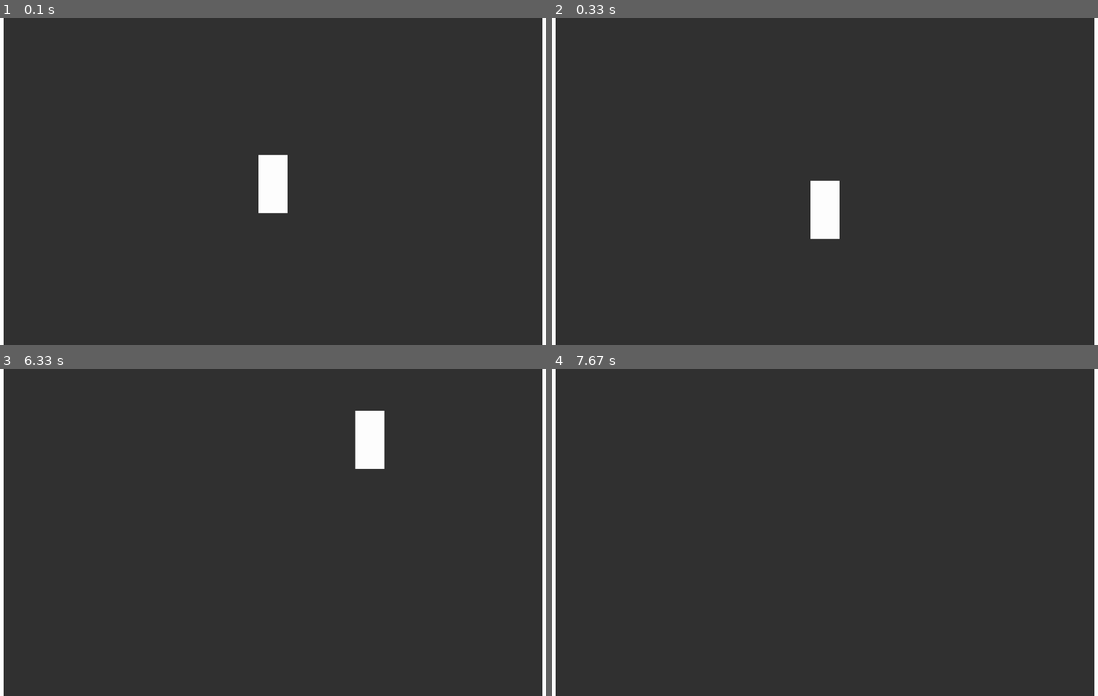
Above: before the commit, frames 1-4 (two rows, left to right).
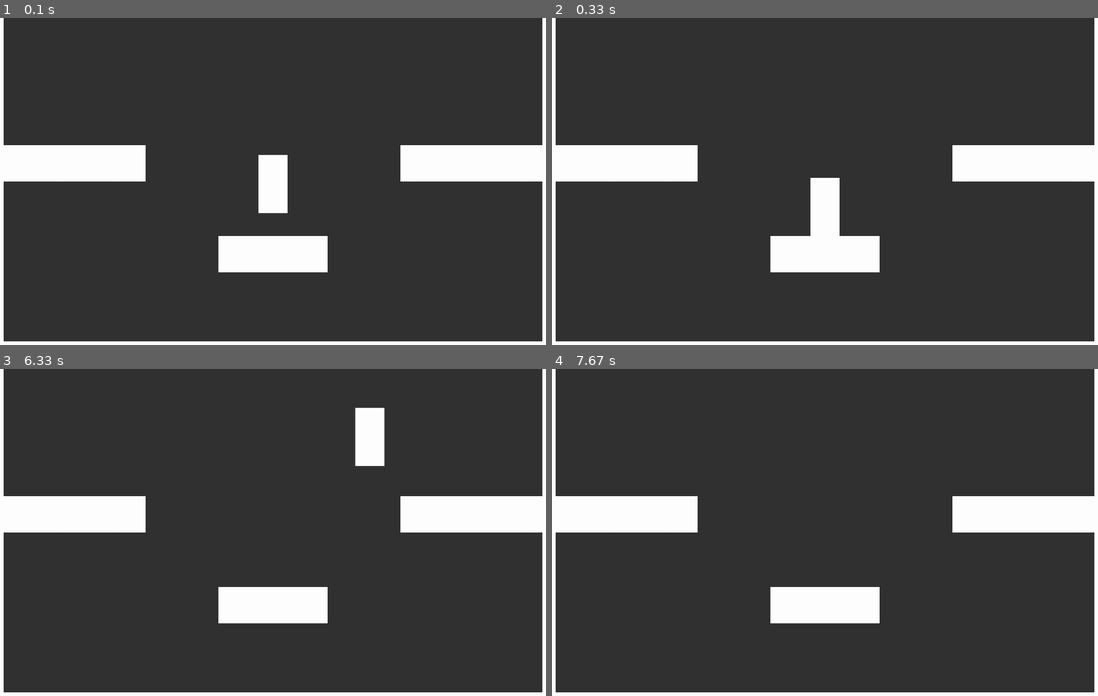
Above: after the commit, the same moments.

Repository: z4okolatka/PyGame-project
Game: pygame game, started from main.py
Two runs of this game, one before a commit and one after it. Both use one fixed random seed, a clock stepped at 60 frames per second and the inputs below.
Inputs:
- Up to frame 1 (0.1 s): no input
- Up to frame 2 (0.33 s): no input
- Up to frame 3 (6.33 s): tap Space at 0.33, 0.73, 1.03, 2.3, 2.6, 3.9, 4.2 s; hold D 0.67-1.13 s; hold A 2.23-2.63 s; hold D 3.83-4.3 s
- Up to frame 4 (7.67 s): hold A 6.5-6.97 s; tap Space at 6.57, 6.87, 7.07, 7.37 s; hold D 7-7.47 s

The runs differ from the first frame. In frame 1, 9.1% of the frame differs, in the area x 0-100%, y 38-100%; in frame 2, 9.1%; in frame 3, 9.2%, in the area x 0-100%, y 11-100%; in frame 4, 9.1%.

Commit message:
vertical collision beta

Diff:
--- a/main.py
+++ b/main.py
@@ -20,7 +20,15 @@
             block.Block((5, self.camera.display.get_height() / 2),
                         (10, self.camera.display.get_height())),
             block.Block((self.camera.display.get_width(
-            ) - 5, self.camera.display.get_height() / 2), (10, self.camera.display.get_height()))
+            ) - 5, self.camera.display.get_height() / 2), (10, self.camera.display.get_height())),
+            block.Block((self.camera.display.get_width() // 2, self.camera.display.get_height() - 5),
+                        (self.camera.display.get_width(), 10)),
+            block.Block((self.camera.display.get_width() - 200, 400),
+                        (400, 100)),
+            block.Block((200, 400),
+                        (400, 100)),
+            block.Block((self.camera.display.get_width()//2, 650),
+                        (300, 100)),
         ])
 
     def run(self):
--- a/src/classes/player.py
+++ b/src/classes/player.py
@@ -55,8 +55,10 @@
         self.vertical_movement(kb)
         self.normalize_vertical_speed()
         self.move_y()
+        self.vertical_collision()
 
         self._lastKeyboard = kb
+
 
     def horizontal_movement(self, keyboard):
         if self.keydown(pg.K_d, keyboard) or self.keydown(pg.K_a, keyboard):
@@ -99,9 +101,9 @@
         self.rect.x = round(self.x)
 
     def vertical_movement(self, keyboard):
-        self.vy += self.vertical_acceleration
         if self.keydown(pg.K_SPACE, keyboard):
             self.vy = self.jump_speed * -1
+        self.vy += self.vertical_acceleration
 
     def normalize_vertical_speed(self):
         if abs(self.vy) >= self.max_vertical_speed * self.game.deltatime:
@@ -112,5 +114,22 @@
         self.y += self.vy
         self.rect.y = round(self.y)
 
+    def vertical_collision(self):
+        border_rect = self.rect.copy()
+
+        for sprite in self.game.collision_objects:
+            if sprite.rect.colliderect(border_rect):
+                if border_rect.bottom >= sprite.rect.top and abs(self.vy) > 0 and\
+                        abs(border_rect.bottom - sprite.rect.top) < abs(border_rect.top - sprite.rect.bottom):
+                    self.vy = 0
+                    self.bottom = sprite.rect.top
+                    break
+                elif border_rect.top <= sprite.rect.bottom and abs(self.vy) > 0:
+                    self.vy = 0
+                    self.top = sprite.rect.bottom
+                    break
+
+        self.rect.y = round(self.y)
+
     def draw(self, surface):
         surface.blit(self.image, self.rect)
